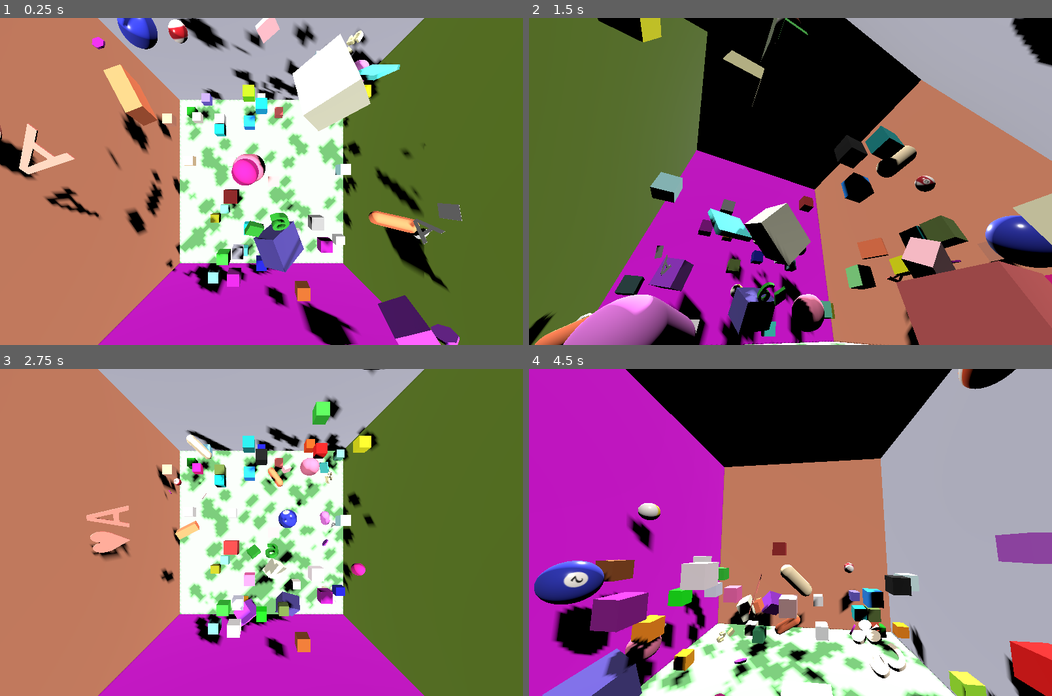
Above: before the commit, frames 1-4 (two rows, left to right).
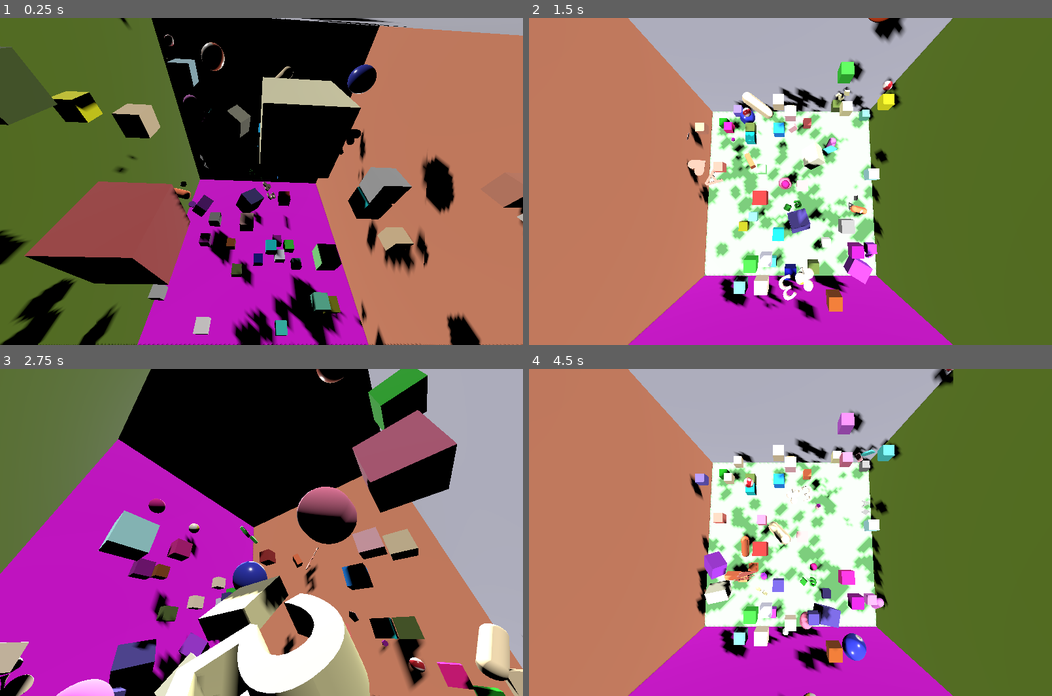
Above: after the commit, the same moments.

Repository: kasworld/gd4bounce
Game: Godot game, scene res://main.tscn
Same seed, same stepped clock (60 frames per second), same inputs: the game is played once before the commit and once after it.
Inputs (mouse positions are in pixels of both pictures, inside the frame that each line leads up to):
- Up to frame 1 (0.25 s): no input
- Up to frame 2 (1.5 s): tap Enter at 0.5, 0.6, 1.35 s; move the mouse to (905, 165) at 0.52 s; click (905, 165) at 0.67 s; move the mouse to (685, 197) at 1.27 s; click (685, 197) at 1.42 s
- Up to frame 3 (2.75 s): move the mouse to (313, 460) at 2.02 s; tap Enter at 2.1 s; click (313, 460) at 2.17 s
- Up to frame 4 (4.5 s): move the mouse to (764, 597) at 2.77 s; tap Enter at 2.85, 3.6, 4.35 s; click (764, 597) at 2.92 s; move the mouse to (947, 581) at 3.52 s; click (947, 581) at 3.67 s; move the mouse to (633, 483) at 4.27 s; click (633, 483) at 4.42 s

The runs differ from the first frame. In frame 1, 93% of the frame differs, in the area x 0-100%, y 0-100%; in frame 2, 96%; in frame 3, 98%; in frame 4, 99%.

Commit message:
set brick color on collision

Diff:
--- a/capsule.gd
+++ b/capsule.gd
@@ -13,10 +13,6 @@
 	$CollisionShape3D.shape.height = h
 	return self
 
-
-func random_color() -> Color:
-	return NamedColorList.color_list.pick_random()[0]
-
 func _on_body_entered(body: Node) -> void:
 	if body is Brick:
-		body.set_color(random_color())
+		body.set_color($MeshInstance3D.mesh.material.albedo_color)
--- a/char.gd
+++ b/char.gd
@@ -19,9 +19,6 @@
 	$CollisionShape3D.shape.size.x = $CollisionShape3D.shape.size.z * 0.9 * $MeshInstance3D.mesh.text.length()
 	return self
 
-func random_color() -> Color:
-	return NamedColorList.color_list.pick_random()[0]
-
 func _on_body_entered(body: Node) -> void:
 	if body is Brick:
-		body.set_color(random_color())
+		body.set_color($MeshInstance3D.mesh.material.albedo_color)
--- a/coin.gd
+++ b/coin.gd
@@ -18,10 +18,6 @@
 	$CollisionShape3D.shape.height = h
 	return self
 
-
-func random_color() -> Color:
-	return NamedColorList.color_list.pick_random()[0]
-
 func _on_body_entered(body: Node) -> void:
 	if body is Brick:
-		body.set_color(random_color())
+		body.set_color($MeshInstance3D.mesh.material.albedo_color)
--- a/dice.gd
+++ b/dice.gd
@@ -11,9 +11,6 @@
 	$CollisionShape3D.shape.size = v3
 	return self
 
-func random_color() -> Color:
-	return NamedColorList.color_list.pick_random()[0]
-
 func _on_body_entered(body: Node) -> void:
 	if body is Brick:
-		body.set_color(random_color())
+		body.set_color($MeshInstance3D.mesh.material.albedo_color)
--- a/main.gd
+++ b/main.gd
@@ -67,7 +67,7 @@
 func _on_button_esc_pressed() -> void:
 	get_tree().quit()
 
-var camera_move = false
+var camera_move = true
 func _process(delta: float) -> void:
 	var t = Time.get_unix_time_from_system() /-3.0
 	if camera_move:
@@ -80,6 +80,6 @@
 		reset_camera_pos()
 
 func reset_camera_pos()->void:
-	$Camera3D.position = Vector3(0,10,0)
+	$Camera3D.position = Vector3(1,10,0)
 	$Camera3D.look_at(Vector3.ZERO)
 	$Camera3D.far = 50
